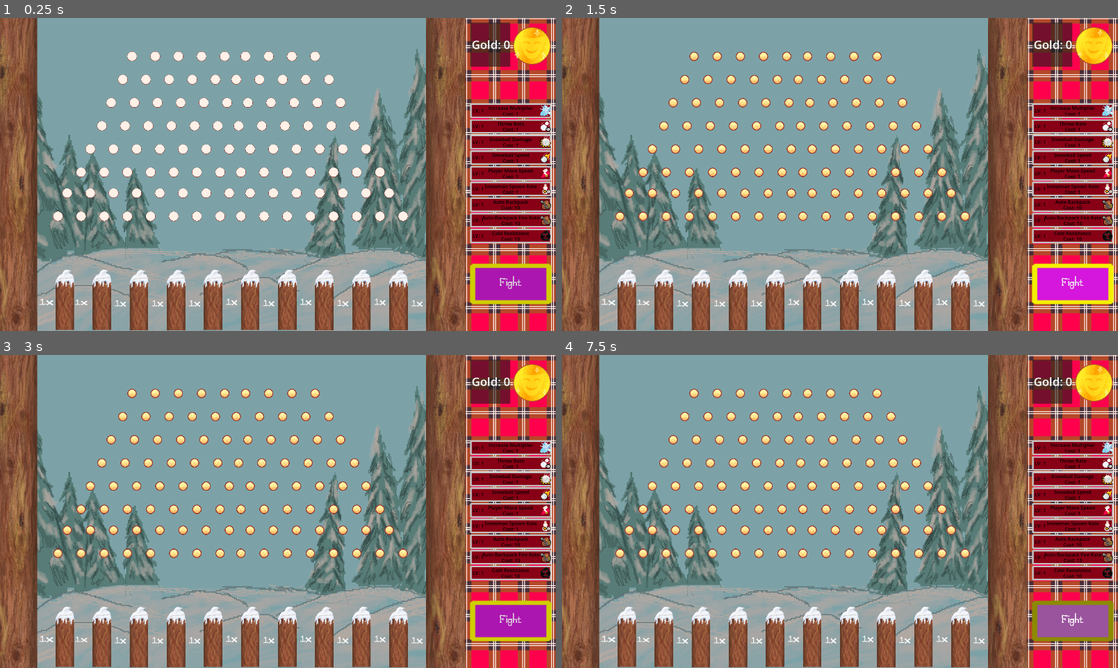
Above: before the commit, frames 1-4 (two rows, left to right).
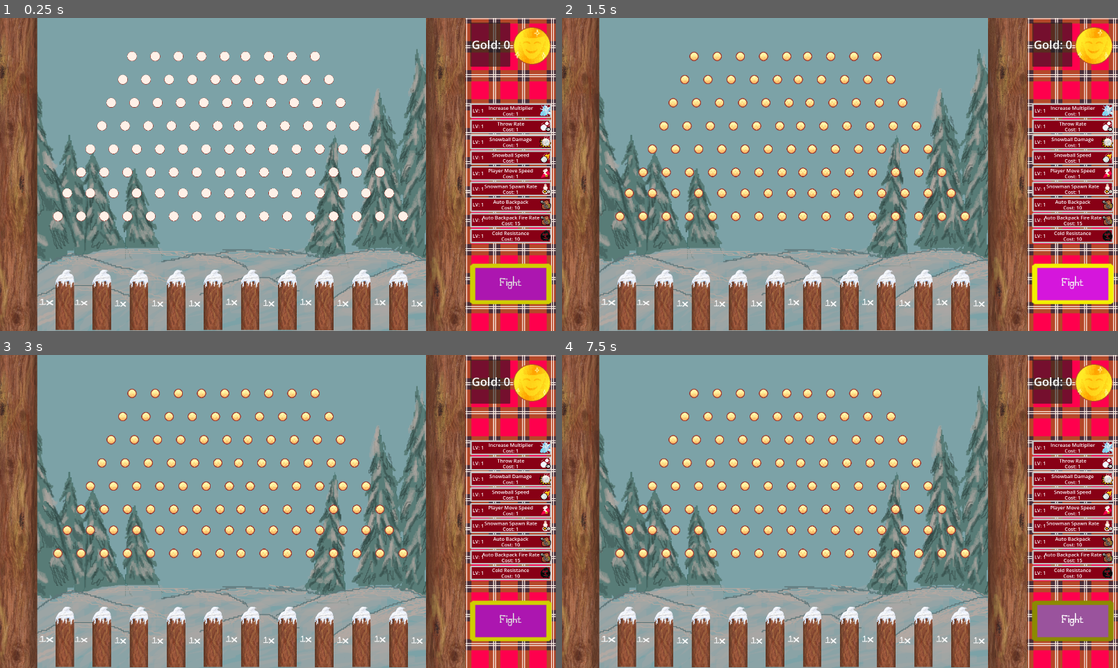
Above: after the commit, the same moments.

Repository: Parker-Vetter/snow-man-brawl
Game: Godot game, scene res://PeggleDrop/PeggleDrop.tscn
Two runs of this game, one before a commit and one after it. Both use one fixed random seed, a clock stepped at 60 frames per second and the inputs below. This scene is started directly instead of the project's main scene. The engine's default icon, where the game draws it, is replaced by a stand-in: a white triangle on a blue panel in a dark square.
Inputs (mouse positions are in pixels of both pictures, inside the frame that each line leads up to):
- Up to frame 1 (0.25 s): no input
- Up to frame 2 (1.5 s): click "Fight" at 0.5 s; click "Fight" at 1.25 s
- Up to frame 3 (3 s): click "Fight" at 2 s; tap Enter at 2.75 s; move the mouse to (44, 639) at 2.77 s; hold Space (Shoot) from 2.78 s (still down); click (44, 639) at 2.92 s
- Up to frame 4 (7.5 s): move the mouse to (645, 639) at 3.52 s; release Space (Shoot) at 3.53 s; tap Space (Shoot) at 3.6, 5.1, 6.6 s; click (645, 639) at 3.67 s; tap Enter at 4.25, 5.75 s; move the mouse to (684, 642) at 4.27 s; hold Space (Shoot) 4.28-5.03 s; click (684, 642) at 4.42 s; move the mouse to (717, 642) at 5.02 s; click (717, 642) at 5.17 s; move the mouse to (756, 642) at 5.77 s; hold Space (Shoot) 5.78-6.53 s; click (756, 642) at 5.92 s; move the mouse to (795, 639) at 6.52 s; click (795, 639) at 6.67 s; move the mouse to (828, 642) at 7.27 s; hold Space (Shoot) from 7.28 s (still down); click (828, 642) at 7.42 s

The runs differ from the first frame. In frame 1, 0.8% of the frame differs, in the area x 85-98%, y 28-72%; in frame 2, 0.8%; in frame 3, 0.8%; in frame 4, 0.8%.
Error in both runs: Out of bounds get index '0' (on base: 'Array[Node]') (res://PeggleDrop/UI/ui_fight.gd:8)

Commit message:
fixed ui chagne

Diff:
--- a/PeggleDrop/UI/button_upgrade.gd
+++ b/PeggleDrop/UI/button_upgrade.gd
@@ -17,29 +17,33 @@
 # Called when the node enters the scene tree for the first time.
 func _ready() -> void:
 	self.pressed.connect(_on_button_pressed)
+	game_data.gold_changed.connect(_on_gold_changed)
 	upgrade_costs = game_data.get(upgrade_name + "_upgrade_costs")
 	level = game_data.get(upgrade_name + "_upgrade_level")
 	update_ui()
 
-
-func _process(_delta: float) -> void:
-	self.disabled = level >= upgrade_costs.size() - 1 or cost > game_data.gold
-
+func _on_gold_changed(_new_amount: int) -> void:
+	disable_if_needed()
 
 func _on_button_pressed() -> void:
 	if cost > game_data.gold:
 		return
 
+	disable_if_needed()
 	game_data.gold -= cost
 	self.call(function_call)
-	update_ui()
+
 	button_sound.play()
 
 func disable_if_needed():
 	if level >= upgrade_costs.size() - 1 or cost > game_data.gold:
 		self.disabled = true
+		name_label.add_theme_color_override("font_color", Color.WHITE)
+		level_label.add_theme_color_override("font_color", Color.WHITE)
 	else:
 		self.disabled = false
+		name_label.self_modulate = Color.BLACK
+		level_label.self_modulate = Color.BLACK
 
 func update_ui() -> void:
 	cost = upgrade_costs[level]
--- a/SceneManager/GameData/game_data.gd
+++ b/SceneManager/GameData/game_data.gd
@@ -1,9 +1,13 @@
 class_name GameData
 extends Resource
 
+signal gold_changed(new_amount)
+
 ## [point] referece to the total points of the player
-@export var gold: int
-
+@export var gold: int:
+	set(value):
+		gold = value
+		gold_changed.emit(gold)
 
 @export var level = 1;
 @export var kills = 0;
